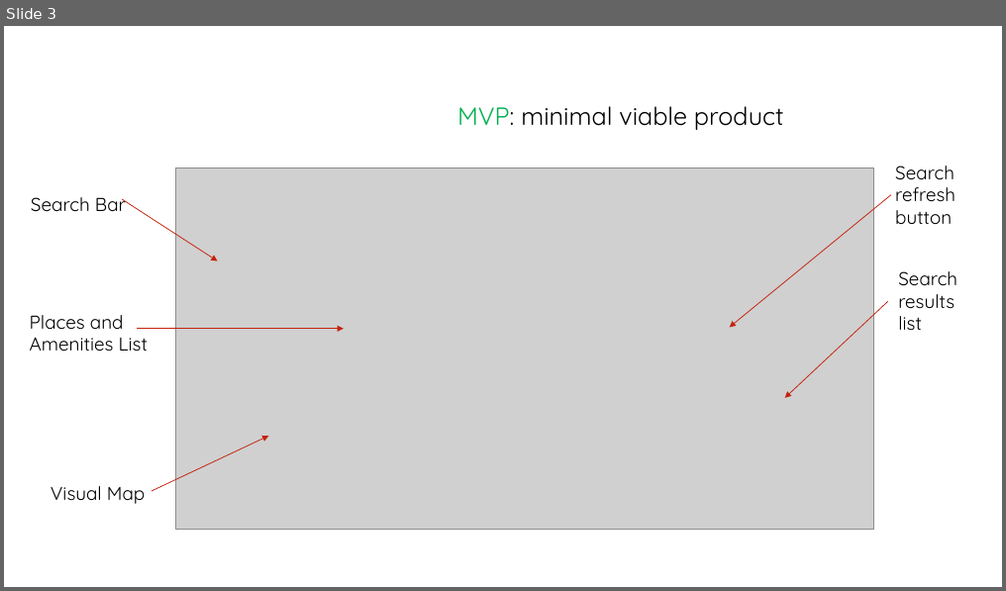
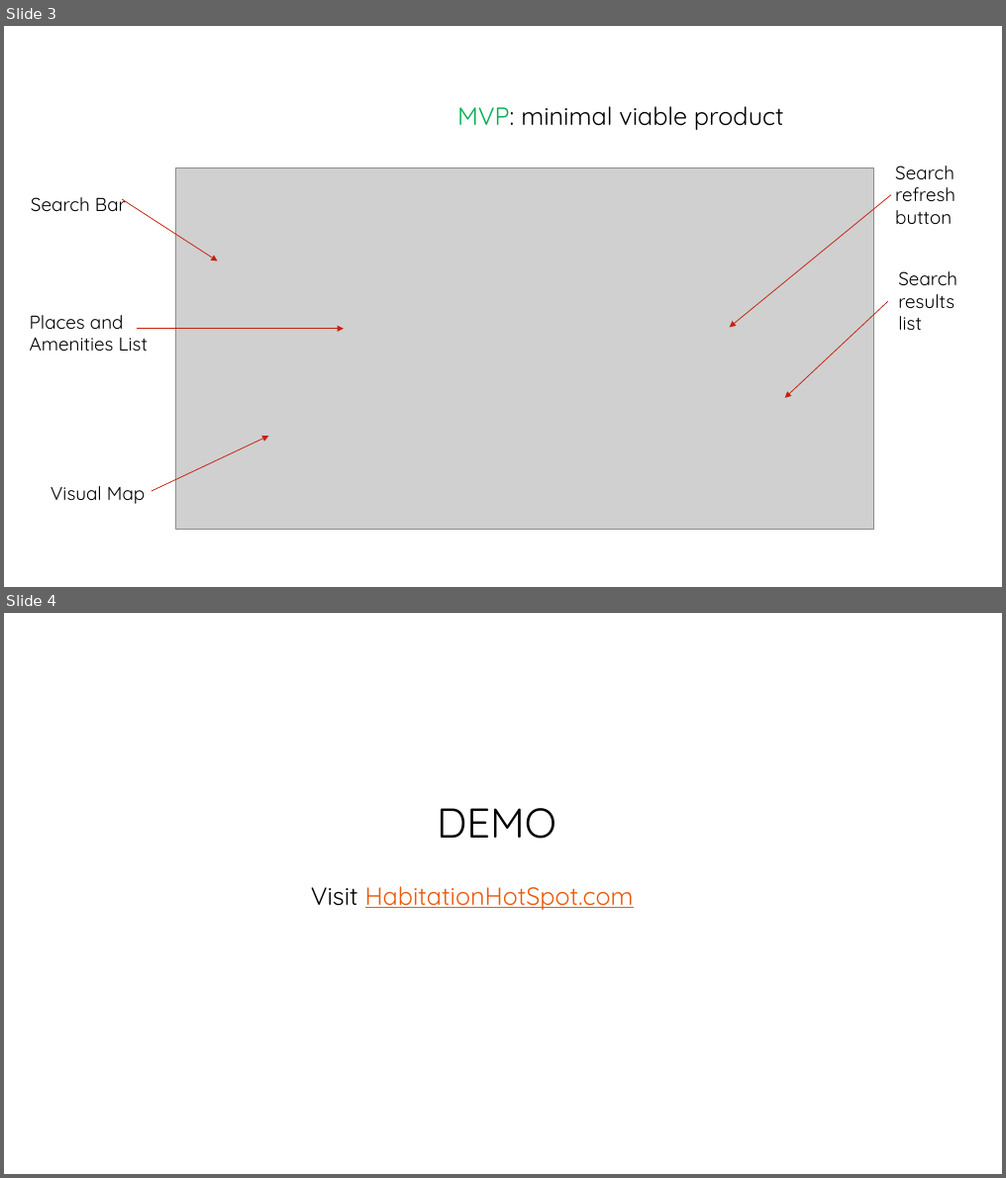
Before and after one commit to Zoocko42/skrongproject1, a slide deck: media/Project-1.pptx. Shown one above the other, each under a label of ours: slide 3 before the commit, slides 3 and 4 after it. The pictures are 1006x591 and 1006x1178 pixels, drawn with LibreOffice and Linux fonts; fonts in the diff are those of the drawing; grey boxes stand for pictures; background and template pictures are left out. Boxes give left, top, right and bottom in pixels: in the first picture for what was removed or moved away, otherwise in the second. Text is boxed around its words. In the diff, an @@ line names an element or a change of style, - is before the commit and + after.

```diff
--- a/media/Project-1.pptx
+++ b/media/Project-1.pptx
@@ slide 4 added at (x1=4, y1=613, x2=1002, y2=1174), background #FFFFFF @@
@@ title added at (x1=437, y1=808, x2=556, y2=839), 40 pt, text #000000 @@
+DEMO
@@ text added at (x1=311, y1=886, x2=634, y2=910), 24 pt, text #EA5A0C, underline @@
+Visit HabitationHotSpot.com
```
Also in this commit, not shown: 6 slides changed, 2 other slides added, 1 slide removed.
